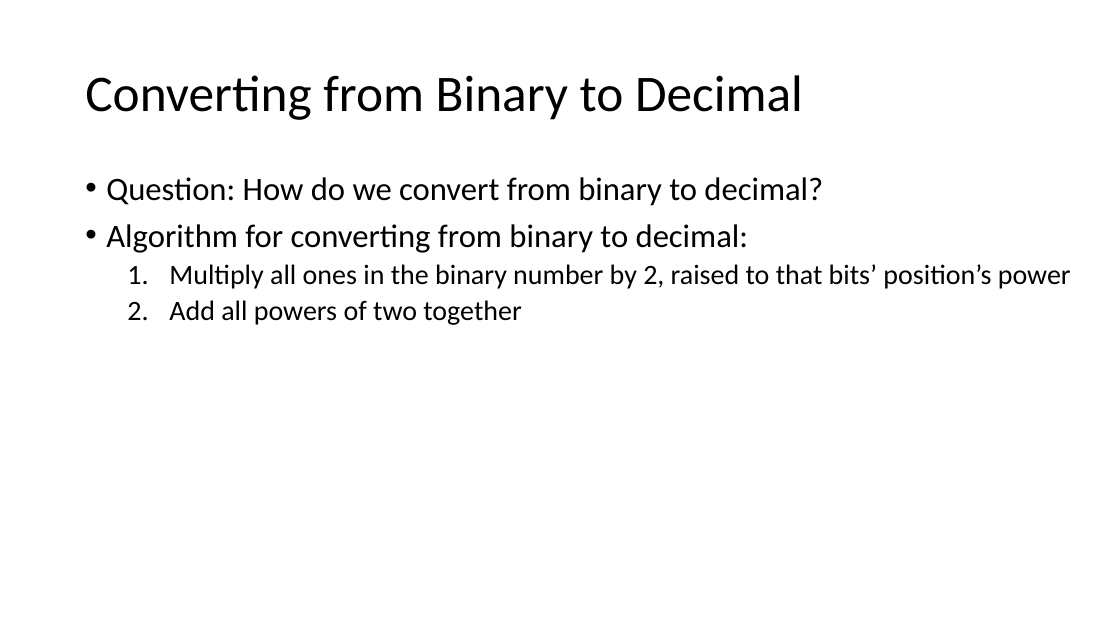
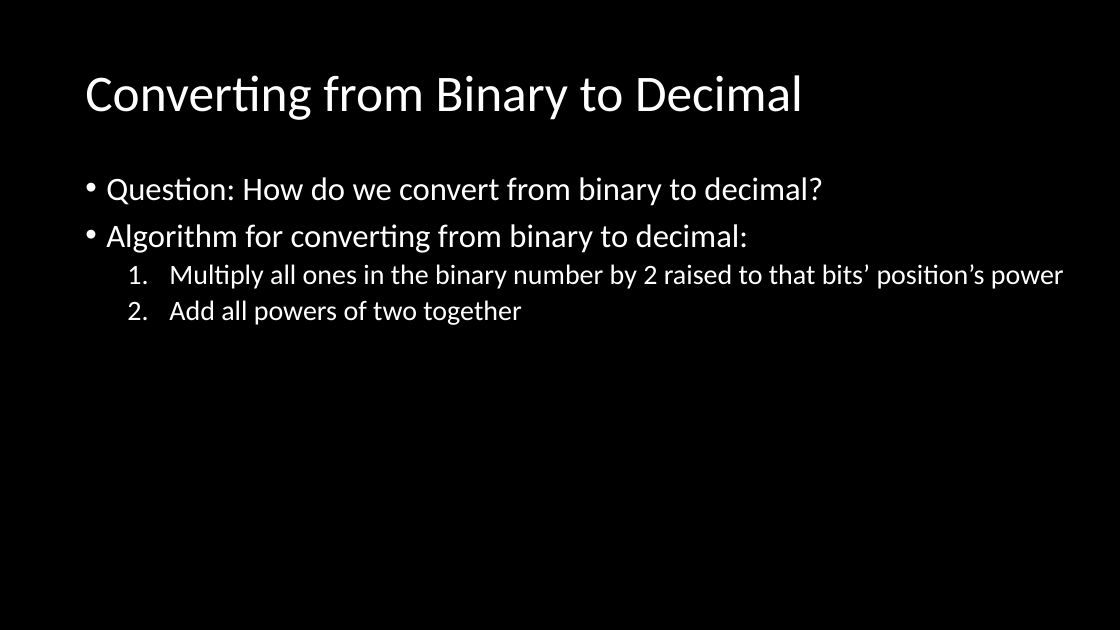
Before and after one commit to MrJoshGross/Course-Curricular-Material, a slide deck: slide 110 of wip/Lecture 3 - Representing Numbers in Binary.pptx (slide 107 before the commit). Drawn at 1120x630 pixels with LibreOffice and Linux fonts; fonts in the diff are those of the drawing. Boxes give left, top, right and bottom in pixels: in the first picture for what was removed or moved away, otherwise in the second. Text is boxed around its words. In the diff, an @@ line names an element or a change of style, - is before the commit and + after.

Commit message:
Update Lecture 3 - Representing Numbers in Binary.pptx
finished binary representation lecture

```diff
--- a/wip/Lecture 3 - Representing Numbers in Binary.pptx
+++ b/wip/Lecture 3 - Representing Numbers in Binary.pptx
@@ background #FFFFFF to #000000 @@
@@ title "Converting from Binary to Decimal" at bbox=[85, 75, 803, 120]: text colour #000000 to #FFFFFF @@
@@ text at bbox=[106, 177, 823, 325]: text colour #000000 to #FFFFFF in "Question: How do we convert from binary ...", "Algorithm for converting from binary to decimal:", "Add all powers of two together" @@
@@ text at bbox=[169, 264, 1064, 289]: text changed; text colour #000000 to #FFFFFF @@
-  1. Multiply all ones in the binary number by 2, raised to that bits’ position’s power
+  1. Multiply all ones in the binary number by 2 raised to that bits’ position’s power
```
Also in this commit, not shown: 106 other slides changed, 69 slides added.
